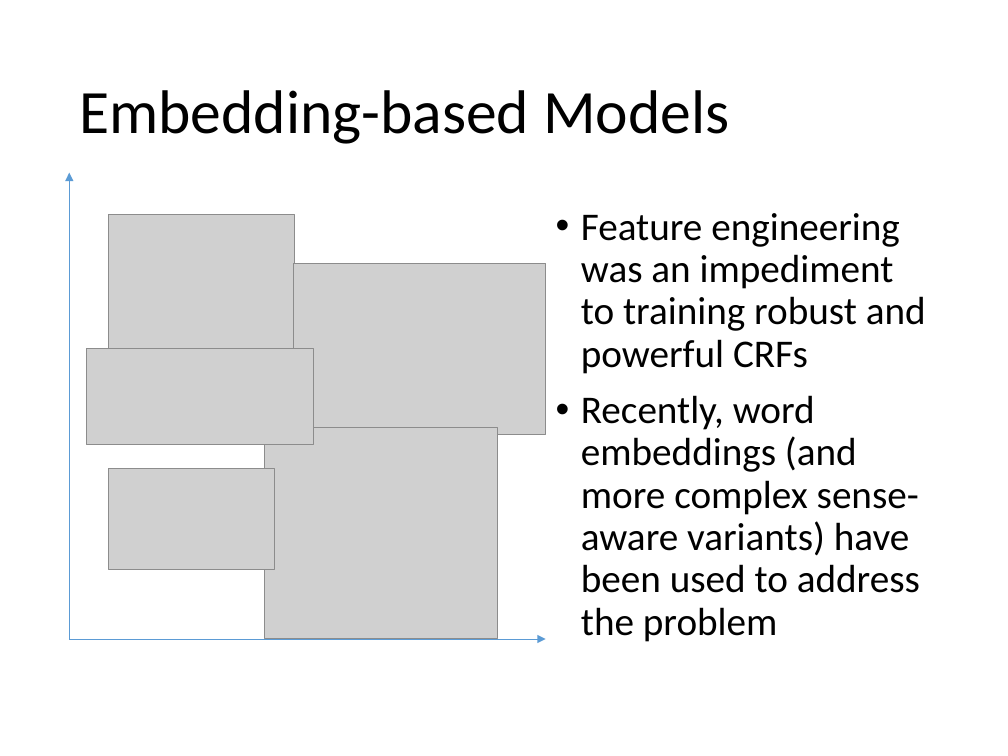
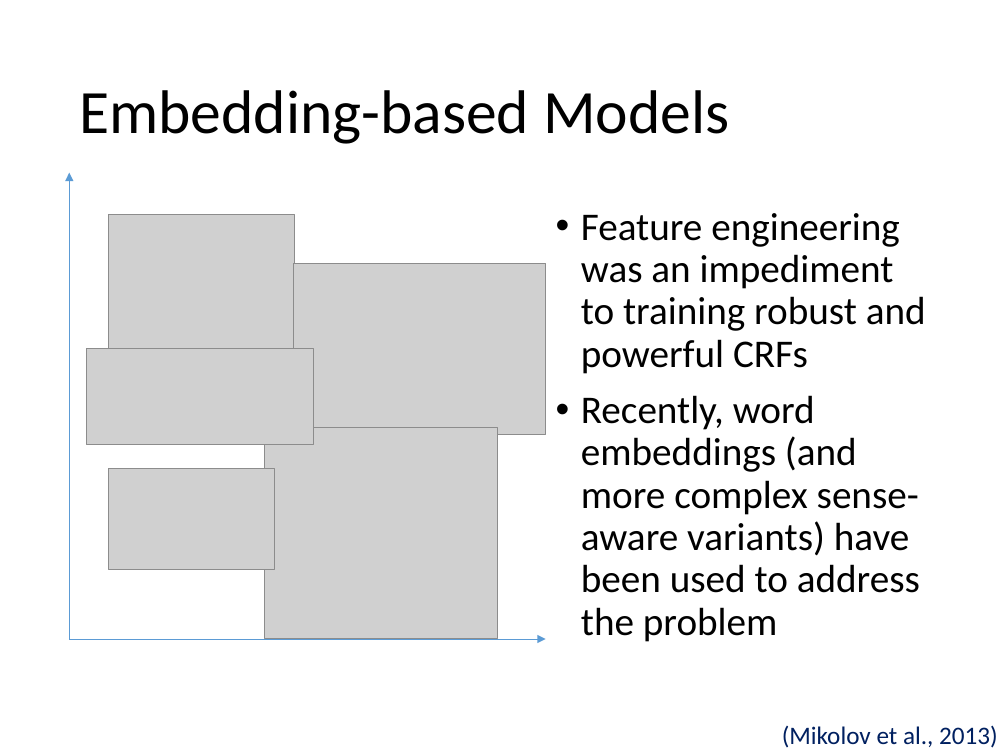
Before and after one commit to evhart/smasac-tutorial, a slide deck: slide 9 of slides/pptx/3-entity-extraction.pptx (slide 19 before the commit). Drawn at 1008x756 pixels with LibreOffice and Linux fonts; fonts in the diff are those of the drawing; grey boxes stand for pictures. Boxes give left, top, right and bottom in pixels: in the first picture for what was removed or moved away, otherwise in the second. Text is boxed around its words. In the diff, an @@ line names an element or a change of style, - is before the commit and + after.

```diff
--- a/slides/pptx/3-entity-extraction.pptx
+++ b/slides/pptx/3-entity-extraction.pptx
@@ text added at [782, 725, 998, 748], 18 pt, text #002060 @@
+(Mikolov et al., 2013)
```
Also in this commit, not shown: 4 other slides changed, 2 slides added, 9 slides removed, 1 other file.
